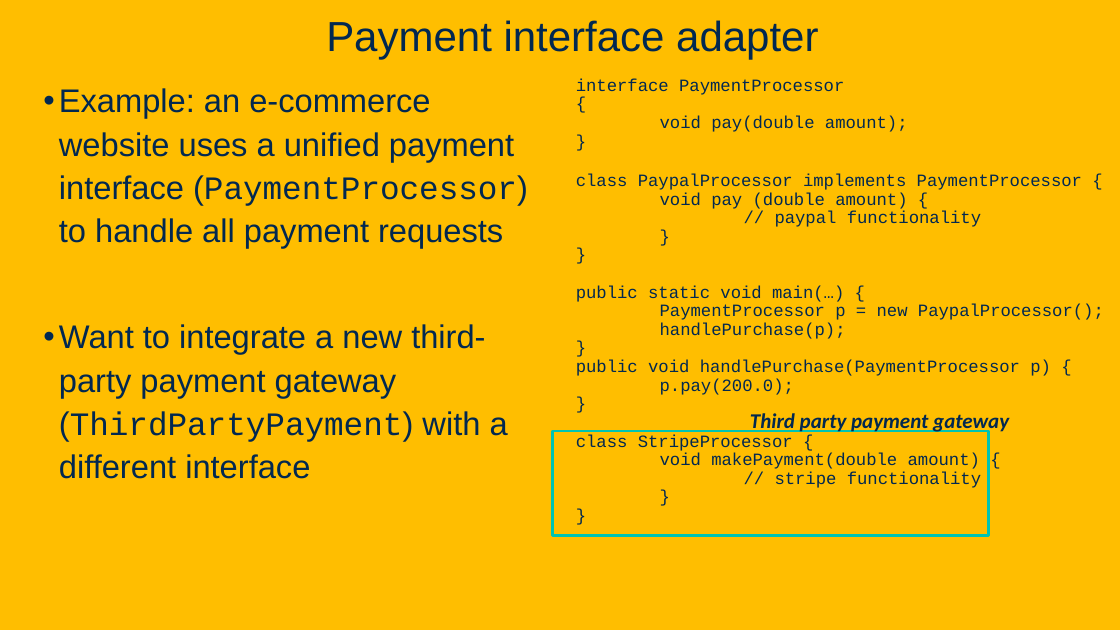
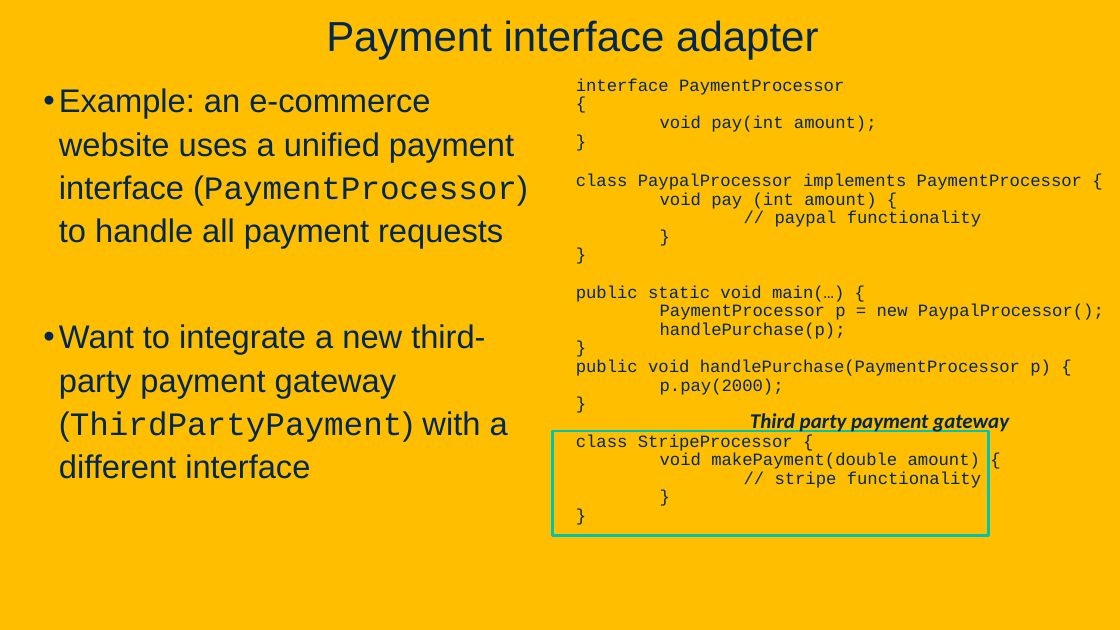
Before and after one commit to davsec-teaching/ECS160-Winter2025, a slide deck: slide 31 of slides/8_design_patterns.pptx (slide 25 before the commit). Drawn at 1120x630 pixels with LibreOffice and Linux fonts; fonts in the diff are those of the drawing; background and template pictures are left out. Boxes give left, top, right and bottom in pixels: in the first picture for what was removed or moved away, otherwise in the second. Text is boxed around its words. In the diff, an @@ line names an element or a change of style, - is before the commit and + after.

```diff
--- a/slides/8_design_patterns.pptx
+++ b/slides/8_design_patterns.pptx
@@ text at [576,79,877,132]: text changed @@
-interface PaymentProcessor
-{
-void pay(double amount);
-}
+interface PaymentProcessor
+{
+void pay(int amount);
+}
@@ text at [660,193,876,211]: text changed @@
-void pay (double amount) {
+void pay (int amount) {
@@ text at [660,379,784,395]: text changed @@
-p.pay(200.0);
+p.pay(2000);
```
Also in this commit, not shown: 14 other slides changed, 13 slides added, 1 slide removed.
